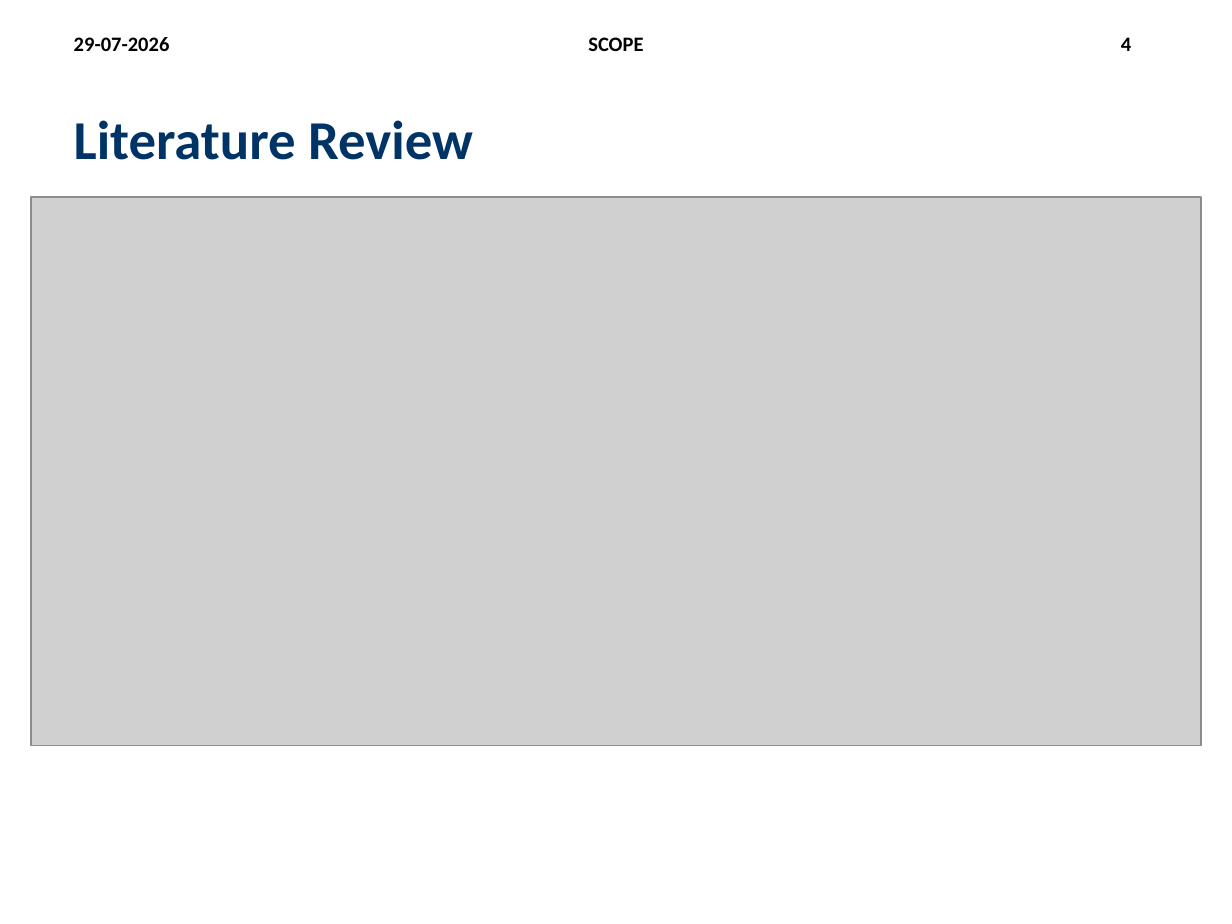
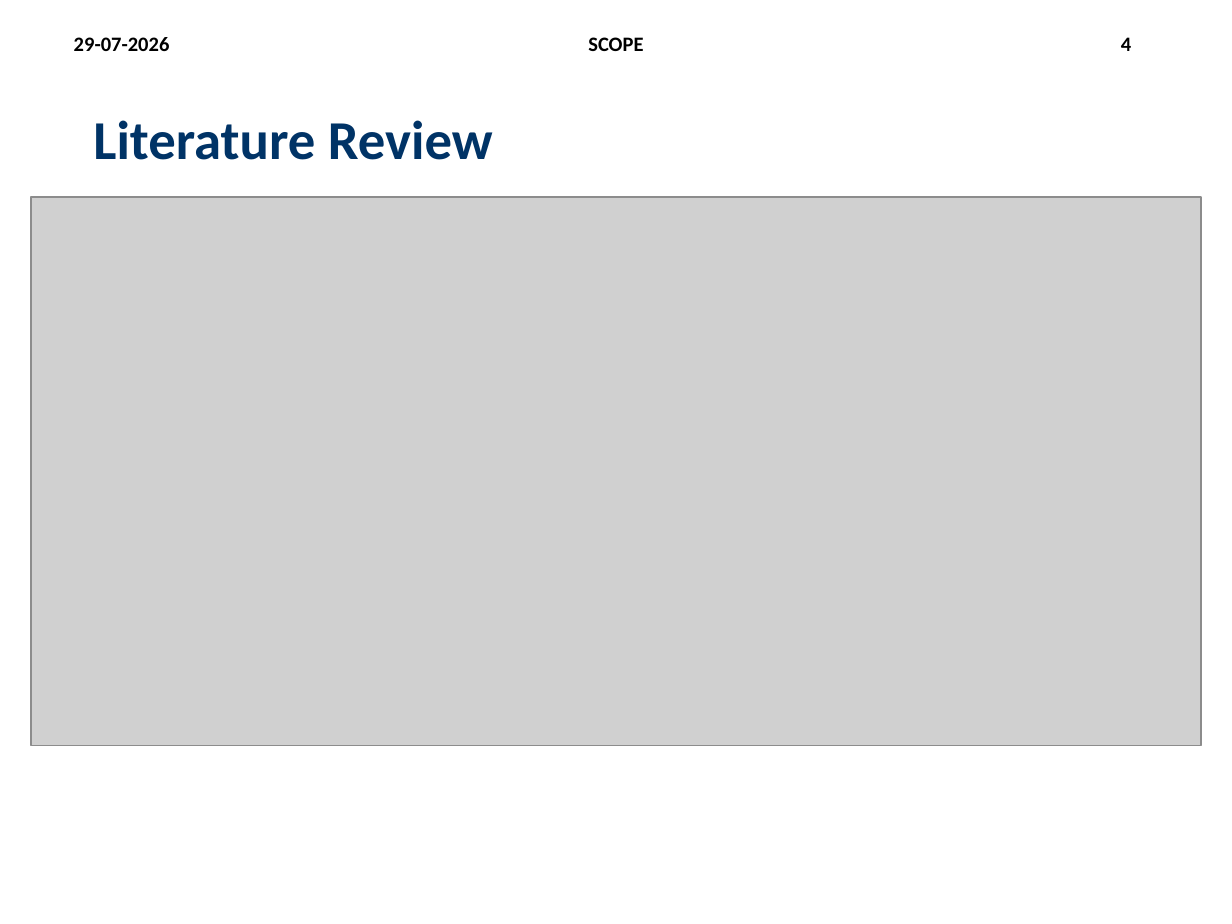
Before and after one commit to thsauravgupta/PARK-IN-SON, a slide deck: slide 4 of outputs/presentation/Project_Review_Presentation_v2.pptx. Drawn at 1232x924 pixels with LibreOffice and Linux fonts; fonts in the diff are those of the drawing; grey boxes stand for pictures. Boxes give left, top, right and bottom in pixels: in the first picture for what was removed or moved away, otherwise in the second. Text is boxed around its words. In the diff, an @@ line names an element or a change of style, - is before the commit and + after.

```diff
--- a/outputs/presentation/Project_Review_Presentation_v2.pptx
+++ b/outputs/presentation/Project_Review_Presentation_v2.pptx
@@ text "Literature Review": place and size @@
-text "Literature Review" at box(74, 120, 473, 160)
+text "Literature Review" at box(93, 120, 493, 160)
```
Also in this commit, not shown: 48 other files.
